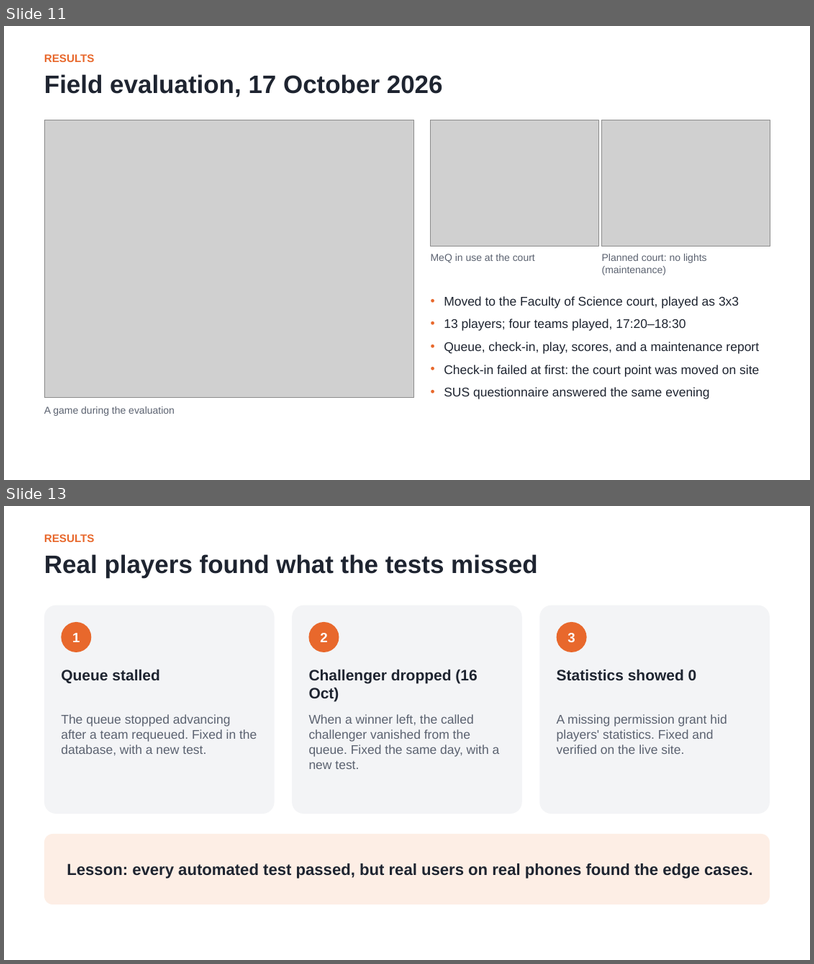
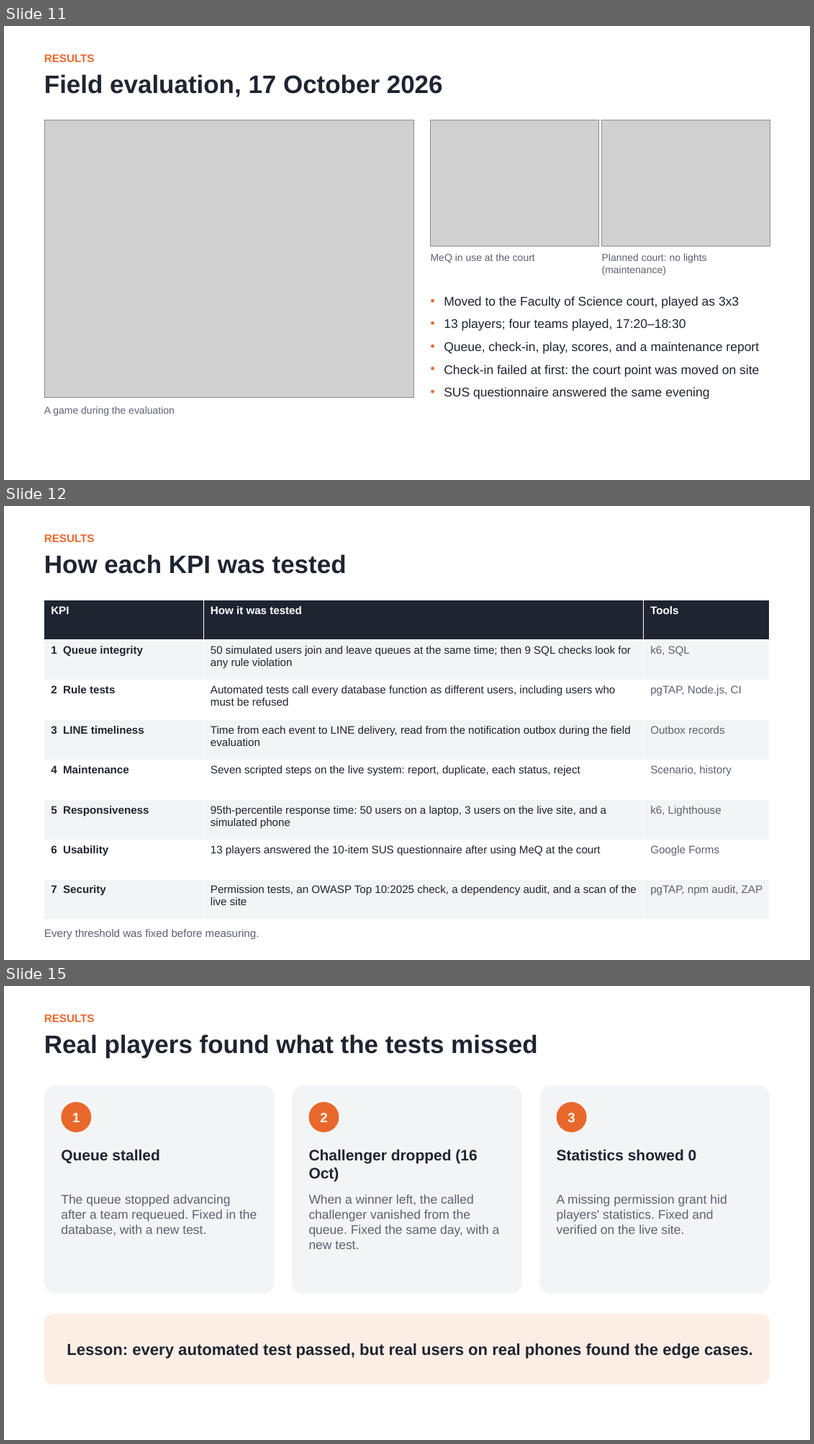
Before and after one commit to Nokpednam/MeQ-web-app, a slide deck: docs/report/slides/MeQ_Presentation.pptx. Shown one above the other, each under a label of ours: slides 11 and 13 before the commit, slides 11, 12 and 15 after it; the slides between them are not shown. The pictures are 814x964 and 814x1444 pixels, drawn with LibreOffice and Linux fonts; fonts in the diff are those of the drawing; grey boxes stand for pictures. Boxes give left, top, right and bottom in pixels: in the first picture for what was removed or moved away, otherwise in the second. Text is boxed around its words. In the diff, an @@ line names an element or a change of style, - is before the commit and + after.

```diff
--- a/docs/report/slides/MeQ_Presentation.pptx
+++ b/docs/report/slides/MeQ_Presentation.pptx
@@ slide 12 added at box(4, 506, 810, 960), background #FFFFFF @@
@@ text added at box(44, 534, 94, 542), 13 pt, text #E8682C, bold @@
+RESULTS
@@ text added at box(44, 554, 347, 574), 30 pt, text #1E2430, bold @@
+How each KPI was tested
@@ table added at box(44, 600, 771, 920), 8 rows, 3 columns @@
+KPI | How it was tested | Tools
+1 Queue integrity | 50 simulated users join and leave queues at the same time; then 9 SQL checks look for any rule violation | k6, SQL
+2 Rule tests | Automated tests call every database function as different users, including users who must be refused | pgTAP, Node.js, CI
+3 LINE timeliness | Time from each event to LINE delivery, read from the notification outbox during the field evaluation | Outbox records
+4 Maintenance | Seven scripted steps on the live system: report, duplicate, each status, reject | Scenario, history
+5 Responsiveness | 95th-percentile response time: 50 users on a laptop, 3 users on the live site, and a simulated phone | k6, Lighthouse
+6 Usability | 13 players answered the 10-item SUS questionnaire after using MeQ at the court | Google Forms
+7 Security | Permission tests, an OWASP Top 10:2025 check, a dependency audit, and a scan of the live site | pgTAP, npm audit, ZAP
@@ text added at box(44, 929, 260, 939), 13 pt, text #5B6270 @@
+Every threshold was fixed before measuring.
@@ what was slide 13 is now slide 15 @@
```
Also in this commit, not shown: 1 other slide added, 2 other files.
